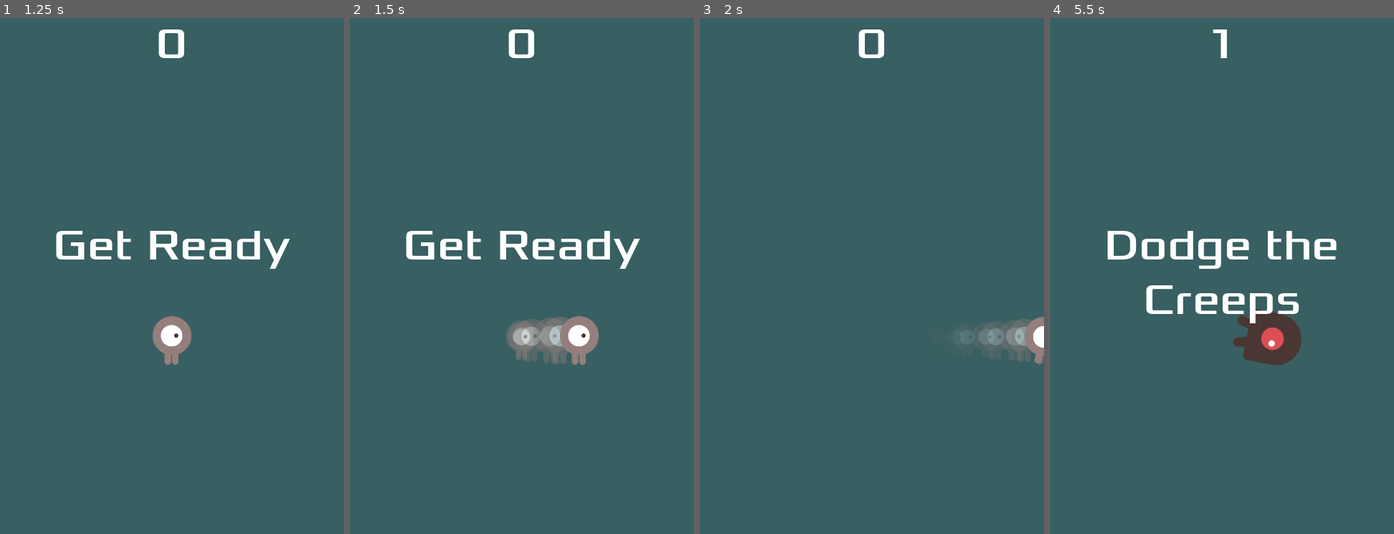
Above: before the commit, frames 1-4 (left to right).
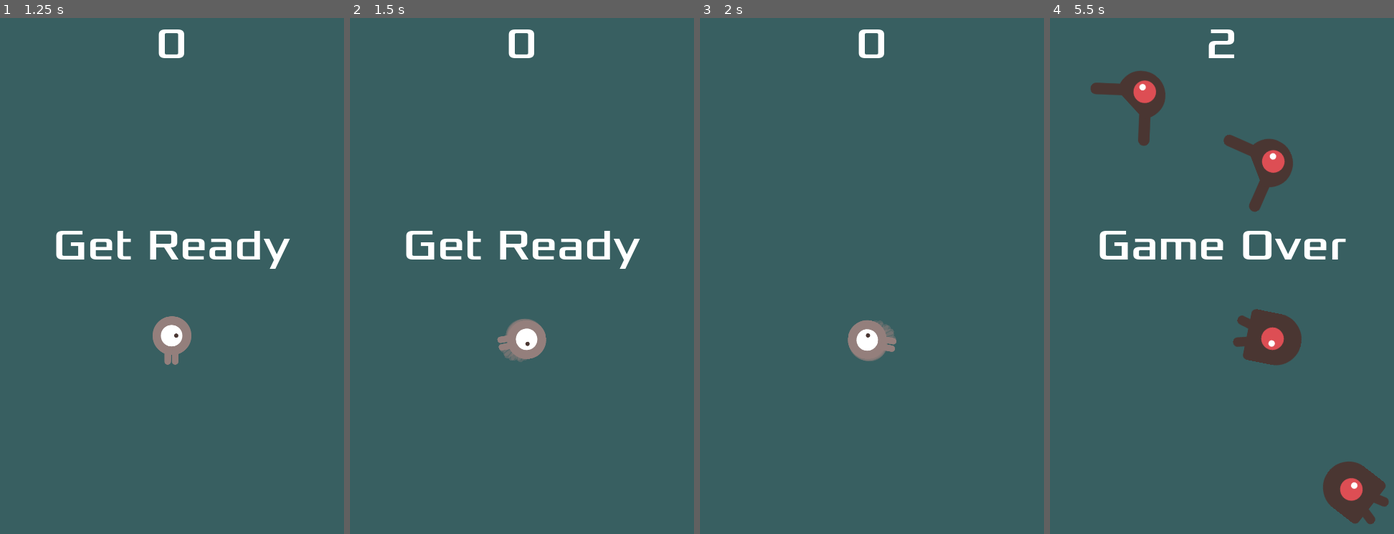
Above: after the commit, the same moments.

Repository: PaulThomasRowe/boba-tea-wizardry
Game: Godot game, scene res://main.tscn
The game is run twice, just before and just after one commit, with the same random seed, the same clock (stepped at 60 frames per second) and the same inputs.
Inputs:
- Up to frame 1 (1.25 s): click "Start" at 0.5 s
- Up to frame 2 (1.5 s): tap Enter at 1.25 s; hold D (move_right) from 1.28 s (still down)
- Up to frame 3 (2 s): keep holding D (move_right)
- Up to frame 4 (5.5 s): release D (move_right) at 2.03 s; hold S (move_down) 2.03-2.78 s; hold D (move_right) 2.78-3.53 s; hold W (move_up) 3.53-4.28 s; hold A (move_left) from 4.28 s (still down)

Frame 1 is identical in both runs. In frame 2, 2.0% of the frame differs, in the area x 42-73%, y 57-68%; in frame 3, 2.0%; in frame 4, 7.0%, in the area x 11-99%, y 2-99%.

Commit message:
issue #9: Implements fish movement and rotation for fishy moves

Diff:
--- a/player.gd
+++ b/player.gd
@@ -2,27 +2,28 @@
 
 signal hit
 
-@export var speed = 400 # How fast the player will move (pixels/sec).
+var player_speed = 400
+var rotation_speed = 7
 var screen_size # Size of the game window.
 
 func _ready():
 	screen_size = get_viewport_rect().size
 	hide()
 
-
 func _process(delta):
 	var velocity = Vector2.ZERO # The player's movement vector.
-	if Input.is_action_pressed(&"move_right"):
-		velocity.x += 1
-	if Input.is_action_pressed(&"move_left"):
-		velocity.x -= 1
-	if Input.is_action_pressed(&"move_down"):
-		velocity.y += 1
-	if Input.is_action_pressed(&"move_up"):
-		velocity.y -= 1
 
+	# rotation of the player
+	var rotation_direction = Input.get_axis("move_left", "move_right")
+	rotation += rotation_direction * rotation_speed * delta
+
+	# forward motion of the player
+	var player_direction = Input.get_axis("move_down", "move_up")
+	velocity = player_direction * player_speed * transform.y
+
+	# This is probably the code for the player animation
 	if velocity.length() > 0:
-		velocity = velocity.normalized() * speed
+		velocity = velocity.normalized() * player_speed
 		$AnimatedSprite2D.play()
 	else:
 		$AnimatedSprite2D.stop()
@@ -42,7 +43,6 @@
 
 func start(pos):
 	position = pos
-	rotation = 0
 	show()
 	$CollisionShape2D.disabled = false
 
--- a/project.godot
+++ b/project.godot
@@ -19,7 +19,7 @@
 following the tutorial in the documentation."
 config/tags=PackedStringArray("2d", "demo", "official")
 run/main_scene="res://main.tscn"
-config/features=PackedStringArray("4.2")
+config/features=PackedStringArray("4.3")
 config/icon="res://icon.webp"
 
 [display]
@@ -34,40 +34,40 @@
 
 move_left={
 "deadzone": 0.2,
-"events": [Object(InputEventKey,"resource_local_to_scene":fa …(169 unchanged characters)… _keycode":65,"key_label":0,"unicode":0,"echo":false,"script":null)
-, Object(InputEventKey,"resource_local_to_scene":false,"reso …(165 unchanged characters)… ode":4194319,"key_label":0,"unicode":0,"echo":false,"script":null)
+"events": [Object(InputEventKey,"resource_local_to_scene":fa …(169 unchanged characters)… _keycode":65,"key_label":0,"unicode":0,"location":0,"echo":false,"script":null)
+, Object(InputEventKey,"resource_local_to_scene":false,"reso …(165 unchanged characters)… ode":4194319,"key_label":0,"unicode":0,"location":0,"echo":false,"script":null)
 , Object(InputEventJoypadButton,"resource_local_to_scene":false,"resource_name":"","device":0,"button_index":14,"pressure":0.0,"pressed":false,"script":null)
 , Object(InputEventJoypadMotion,"resource_local_to_scene":false,"resource_name":"","device":0,"axis":0,"axis_value":-1.0,"script":null)
 ]
 }
 move_right={
 "deadzone": 0.2,
-"events": [Object(InputEventKey,"resource_local_to_scene":fa …(169 unchanged characters)… _keycode":68,"key_label":0,"unicode":0,"echo":false,"script":null)
-, Object(InputEventKey,"resource_local_to_scene":false,"reso …(165 unchanged characters)… ode":4194321,"key_label":0,"unicode":0,"echo":false,"script":null)
+"events": [Object(InputEventKey,"resource_local_to_scene":fa …(169 unchanged characters)… _keycode":68,"key_label":0,"unicode":0,"location":0,"echo":false,"script":null)
+, Object(InputEventKey,"resource_local_to_scene":false,"reso …(165 unchanged characters)… ode":4194321,"key_label":0,"unicode":0,"location":0,"echo":false,"script":null)
 , Object(InputEventJoypadButton,"resource_local_to_scene":false,"resource_name":"","device":0,"button_index":15,"pressure":0.0,"pressed":false,"script":null)
 , Object(InputEventJoypadMotion,"resource_local_to_scene":false,"resource_name":"","device":0,"axis":0,"axis_value":1.0,"script":null)
 ]
 }
 move_up={
 "deadzone": 0.2,
-"events": [Object(InputEventKey,"resource_local_to_scene":fa …(169 unchanged characters)… _keycode":87,"key_label":0,"unicode":0,"echo":false,"script":null)
-, Object(InputEventKey,"resource_local_to_scene":false,"reso …(165 unchanged characters)… ode":4194320,"key_label":0,"unicode":0,"echo":false,"script":null)
+"events": [Object(InputEventKey,"resource_local_to_scene":fa …(169 unchanged characters)… _keycode":87,"key_label":0,"unicode":0,"location":0,"echo":false,"script":null)
+, Object(InputEventKey,"resource_local_to_scene":false,"reso …(165 unchanged characters)… ode":4194320,"key_label":0,"unicode":0,"location":0,"echo":false,"script":null)
 , Object(InputEventJoypadButton,"resource_local_to_scene":false,"resource_name":"","device":0,"button_index":12,"pressure":0.0,"pressed":false,"script":null)
 , Object(InputEventJoypadMotion,"resource_local_to_scene":false,"resource_name":"","device":0,"axis":1,"axis_value":-1.0,"script":null)
 ]
 }
 move_down={
 "deadzone": 0.2,
-"events": [Object(InputEventKey,"resource_local_to_scene":fa …(169 unchanged characters)… _keycode":83,"key_label":0,"unicode":0,"echo":false,"script":null)
-, Object(InputEventKey,"resource_local_to_scene":false,"reso …(165 unchanged characters)… ode":4194322,"key_label":0,"unicode":0,"echo":false,"script":null)
+"events": [Object(InputEventKey,"resource_local_to_scene":fa …(169 unchanged characters)… _keycode":83,"key_label":0,"unicode":0,"location":0,"echo":false,"script":null)
+, Object(InputEventKey,"resource_local_to_scene":false,"reso …(165 unchanged characters)… ode":4194322,"key_label":0,"unicode":0,"location":0,"echo":false,"script":null)
 , Object(InputEventJoypadButton,"resource_local_to_scene":false,"resource_name":"","device":0,"button_index":13,"pressure":0.0,"pressed":false,"script":null)
 , Object(InputEventJoypadMotion,"resource_local_to_scene":false,"resource_name":"","device":0,"axis":1,"axis_value":1.0,"script":null)
 ]
 }
 start_game={
 "deadzone": 0.2,
-"events": [Object(InputEventKey,"resource_local_to_scene":fa …(174 unchanged characters)… ode":4194309,"key_label":0,"unicode":0,"echo":false,"script":null)
-, Object(InputEventKey,"resource_local_to_scene":false,"resource_name":"","device":0,"window_id":0,"alt_pressed":false,"shift_pressed":false,"ctrl_pressed":false,"meta_pressed":false,"pressed":false,"keycode":0,"physical_keycode":32,"key_label":0,"unicode":0,"echo":false,"script":null)
+"events": [Object(InputEventKey,"resource_local_to_scene":fa …(174 unchanged characters)… ode":4194309,"key_label":0,"unicode":0,"location":0,"echo":false,"script":null)
+, Object(InputEventKey,"resource_local_to_scene":false,"resource_name":"","device":0,"window_id":0,"alt_pressed":false,"shift_pressed":false,"ctrl_pressed":false,"meta_pressed":false,"pressed":false,"keycode":0,"physical_keycode":32,"key_label":0,"unicode":0,"location":0,"echo":false,"script":null)
 ]
 }
 
